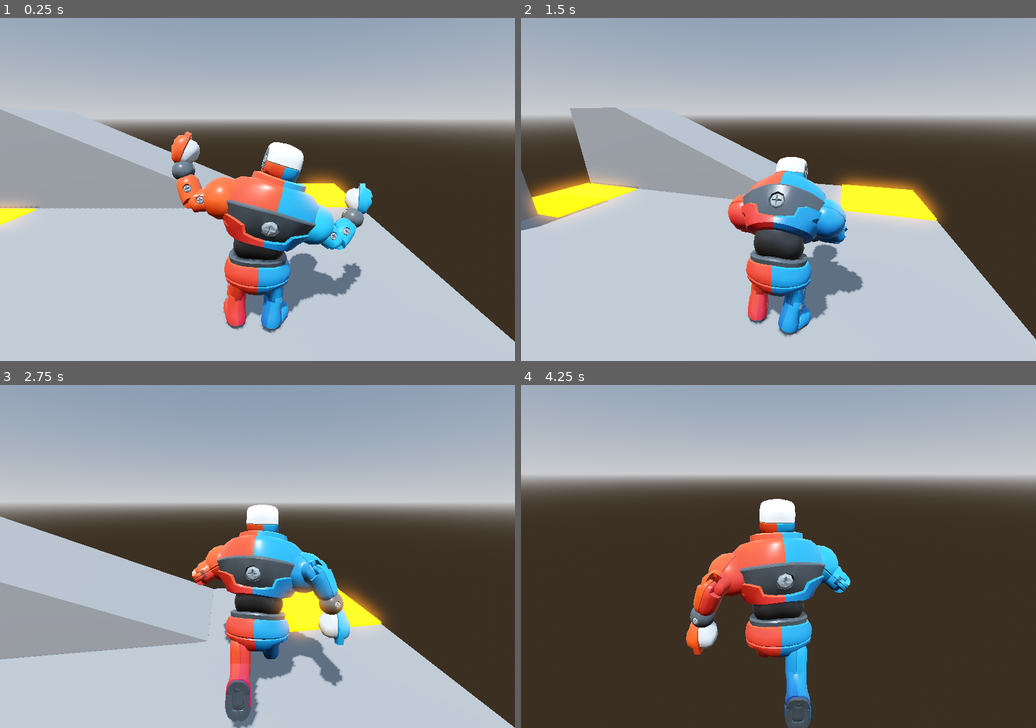
Above: before the commit, frames 1-4 (two rows, left to right).
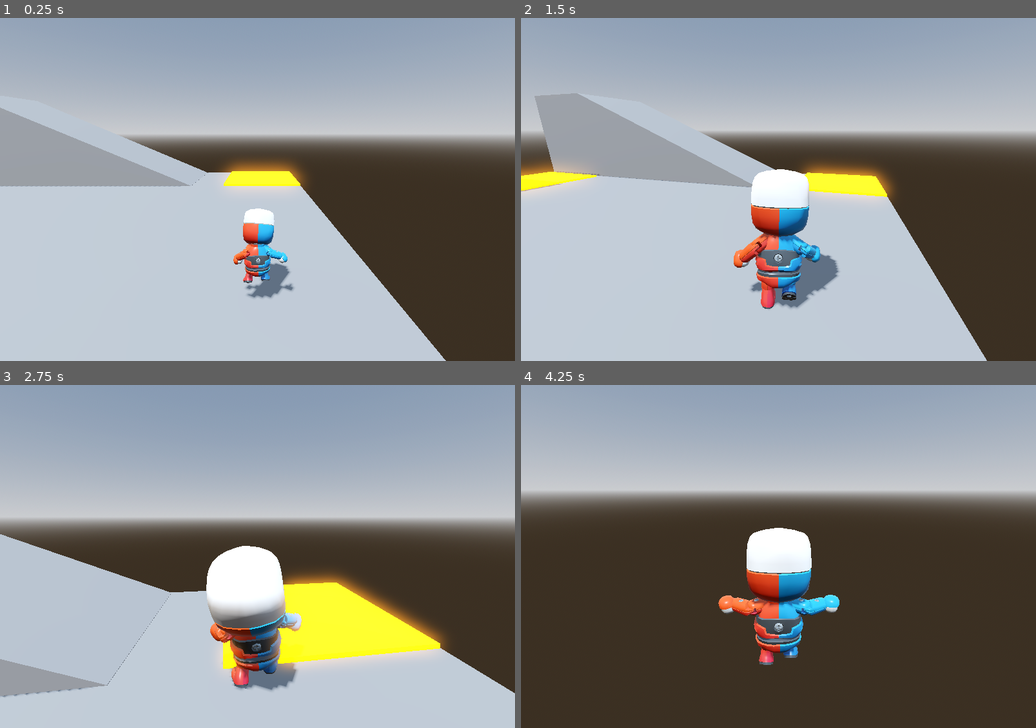
Above: after the commit, the same moments.

Repository: GNGC-IT/RPG-Character-Controller
Game: Godot game, scene res://Scenes/test_scene.tscn
The game is run twice, just before and just after one commit, with the same random seed, the same clock (stepped at 60 frames per second) and the same inputs. The project has no main scene, so this scene is started directly.
Inputs (mouse positions are in pixels of both pictures, inside the frame that each line leads up to):
- Up to frame 1 (0.25 s): no input
- Up to frame 2 (1.5 s): move the mouse to (804, 189) at 0.52 s; hold W (move_forward) from 0.53 s (still down); tap Space (jump) at 0.6, 0.77, 1.07 s; move the mouse to (752, 189) at 1.27 s; tap E (Interact) at 1.35 s
- Up to frame 3 (2.75 s): keep holding W (move_forward); tap Space (jump) at 1.52, 1.55, 1.82, 2.1 s; move the mouse to (267, 549) at 2.02 s
- Up to frame 4 (4.25 s): keep holding W (move_forward); move the mouse to (773, 563) at 2.77 s; tap E (Interact) at 2.85 s; tap Space (jump) at 3.02, 3.05, 3.32, 3.6, 3.77, 4.07 s; move the mouse to (814, 559) at 3.52 s

The runs differ from the first frame. In frame 1, 26% of the frame differs, in the area x 0-100%, y 26-100%; in frame 2, 26%; in frame 3, 30%, in the area x 0-100%, y 34-100%; in frame 4, 18%.

Commit message:
Upgraded to Node Based FSM

Diff:
--- a/rpg-character-controller/Scenes/Player.tscn
+++ b/rpg-character-controller/Scenes/Player.tscn
@@ -3,14 +3,19 @@
 [ext_resource type="Script" uid="uid://bdoqlmhay3wkg" path="res://Scripts/Player.gd" id="1_5o3rn"]
 [ext_resource type="AnimationLibrary" uid="uid://bhy1voj5mwd8b" path="res://Animations/med_anims.res" id="2_gntrk"]
 [ext_resource type="PackedScene" uid="uid://ckvmfdj74mded" path="res://Character_Models/Medium_Adventurers/Characters/Mannequin_Medium.glb" id="3_dewec"]
+[ext_resource type="Script" uid="uid://l57qq7q22jep" path="res://Scripts/PlayerStates/med_player_movement.gd" id="4_52ee3"]
+[ext_resource type="Script" uid="uid://bwwukd55ytry7" path="res://Scripts/PlayerStates/player_damaged.gd" id="5_bhhdu"]
+[ext_resource type="Script" uid="uid://utj2a3y8321e" path="res://Scripts/PlayerStates/player_dead.gd" id="6_megsn"]
+[ext_resource type="Script" uid="uid://cygf0wnwthnaj" path="res://Scripts/PlayerStates/player_spawn.gd" id="7_yoq75"]
 
 [sub_resource type="CapsuleShape3D" id="CapsuleShape3D_hrlh7"]
 radius = 0.59765625
 height = 2.5478516
 
-[node name="Player" type="CharacterBody3D" unique_id=27742316 node_paths=PackedStringArray("model")]
+[node name="Player" type="CharacterBody3D" unique_id=27742316 node_paths=PackedStringArray("model", "initial_state")]
 script = ExtResource("1_5o3rn")
 model = NodePath("Mannequin_Medium")
+initial_state = NodePath("States/Spawn")
 
 [node name="AnimationPlayer" type="AnimationPlayer" parent="." unique_id=1122788035]
 root_node = NodePath("../Mannequin_Medium")
@@ -29,4 +34,18 @@
 
 [node name="Mannequin_Medium" parent="." unique_id=114144581 instance=ExtResource("3_dewec")]
 
+[node name="States" type="Node" parent="." unique_id=1963815334]
+
+[node name="Movement" type="Node" parent="States" unique_id=1367684426]
+script = ExtResource("4_52ee3")
+
+[node name="Damaged" type="Node" parent="States" unique_id=1583283538]
+script = ExtResource("5_bhhdu")
+
+[node name="Dead" type="Node" parent="States" unique_id=170979385]
+script = ExtResource("6_megsn")
+
+[node name="Spawn" type="Node" parent="States" unique_id=1533375538]
+script = ExtResource("7_yoq75")
+
 [connection signal="animation_finished" from="AnimationPlayer" to="." method="_animation_finished"]
--- a/rpg-character-controller/Scenes/Player_big.tscn
+++ b/rpg-character-controller/Scenes/Player_big.tscn
@@ -3,15 +3,20 @@
 [ext_resource type="Script" uid="uid://bdoqlmhay3wkg" path="res://Scripts/Player.gd" id="1_p661d"]
 [ext_resource type="PackedScene" uid="uid://0yg6saxwkift" path="res://Character_Models/Large_Mannequin/Mannequin_Large.glb" id="1_wq5hc"]
 [ext_resource type="AnimationLibrary" uid="uid://rasi173h4vsk" path="res://Animations/large_anims.res" id="3_30hi7"]
+[ext_resource type="Script" uid="uid://bopaopq6yk0qk" path="res://Scripts/PlayerStates/big_player_movement.gd" id="4_0am6j"]
+[ext_resource type="Script" uid="uid://bwwukd55ytry7" path="res://Scripts/PlayerStates/player_damaged.gd" id="5_jp26m"]
+[ext_resource type="Script" uid="uid://utj2a3y8321e" path="res://Scripts/PlayerStates/player_dead.gd" id="6_fmgyg"]
+[ext_resource type="Script" uid="uid://cygf0wnwthnaj" path="res://Scripts/PlayerStates/player_spawn.gd" id="7_m1lsc"]
 
 [sub_resource type="CapsuleShape3D" id="CapsuleShape3D_p661d"]
 radius = 0.7
 height = 4.0
 
-[node name="Player" type="CharacterBody3D" unique_id=241903923 node_paths=PackedStringArray("model")]
+[node name="Player" type="CharacterBody3D" unique_id=241903923 node_paths=PackedStringArray("model", "initial_state")]
 script = ExtResource("1_p661d")
 character_profile = "big_guy"
 model = NodePath("Mannequin_Large")
+initial_state = NodePath("States/Spawn")
 
 [node name="Mannequin_Large" parent="." unique_id=1575422048 instance=ExtResource("1_wq5hc")]
 
@@ -30,4 +35,18 @@
 transform = Transform3D(1, 0, 0, 0, 1, 0, 0, 0, 1, 0, 2, 0)
 shape = SubResource("CapsuleShape3D_p661d")
 
+[node name="States" type="Node" parent="." unique_id=561411753]
+
+[node name="Movement" type="Node" parent="States" unique_id=391620538]
+script = ExtResource("4_0am6j")
+
+[node name="Damaged" type="Node" parent="States" unique_id=1516005282]
+script = ExtResource("5_jp26m")
+
+[node name="Dead" type="Node" parent="States" unique_id=555175074]
+script = ExtResource("6_fmgyg")
+
+[node name="Spawn" type="Node" parent="States" unique_id=524415168]
+script = ExtResource("7_m1lsc")
+
 [connection signal="animation_finished" from="AnimationPlayer" to="." method="_animation_finished"]
--- a/rpg-character-controller/Scenes/test_scene.tscn
+++ b/rpg-character-controller/Scenes/test_scene.tscn
@@ -1,7 +1,7 @@
 [gd_scene format=3 uid="uid://3l4l7ag2xngv"]
 
 [ext_resource type="PackedScene" uid="uid://hw24tcdso3yx" path="res://Scenes/dmgbox.tscn" id="1_r5l72"]
-[ext_resource type="PackedScene" uid="uid://bk3bkpb0qpgf4" path="res://Scenes/Player_big.tscn" id="2_r5l72"]
+[ext_resource type="PackedScene" uid="uid://c45uewj4wn7aa" path="res://Scenes/Player.tscn" id="2_r5l72"]
 
 [sub_resource type="ProceduralSkyMaterial" id="ProceduralSkyMaterial_ia1lp"]
 sky_horizon_color = Color(0.66224277, 0.6717428, 0.6867428, 1)
@@ -67,5 +67,5 @@
 [node name="Lava3" parent="Lava" unique_id=482154798 instance=ExtResource("1_r5l72")]
 transform = Transform3D(1, 0, 0, 0, 1, 0, 0, 0, 1, -7.973709, 0, 7.991509)
 
-[node name="Player" parent="." unique_id=241903923 instance=ExtResource("2_r5l72")]
-transform = Transform3D(1, 0, 0, 0, 1, 0, 0, 0, 1, -4.854249, 5.3245738e-05, -0.5305581)
+[node name="Player" parent="." unique_id=27742316 instance=ExtResource("2_r5l72")]
+transform = Transform3D(1, 0, 0, 0, 1, 0, 0, 0, 1, -7.7459354, 2.6717864e-05, -2.3761134)
--- a/rpg-character-controller/Scripts/Player.gd
+++ b/rpg-character-controller/Scripts/Player.gd
@@ -40,29 +40,42 @@
 @export var hp = 3
 
 #State Management Variables
-var states = {}
-enum StateName {SPAWN, MOVEMENT, DEAD, DAMAGED}
-var currentState : PlayerState = null
+#var states = {}
+#enum StateName {SPAWN, MOVEMENT, DEAD, DAMAGED}
+#var currentState : PlayerState = null
+
+@export var initial_state: PlayerState
+var current_state: PlayerState
+var states: Dictionary = {}
 
 func _ready():
 	Input.set_mouse_mode(Input.MOUSE_MODE_CAPTURED)
 	anim.root_node = model.get_path()
-	states = {
-		StateName.SPAWN : preload("res://Scripts/PlayerStates/player_spawn.gd").new(),
-		#StateName.MOVEMENT : preload("res://Scripts/PlayerStates/new_player_movement.gd").new(),
-		StateName.DEAD : preload("res://Scripts/PlayerStates/player_dead.gd").new(),
-		StateName.DAMAGED: preload("res://Scripts/PlayerStates/player_damaged.gd").new(),
-	}
+	#states = {
+		#StateName.SPAWN : preload("res://Scripts/PlayerStates/player_spawn.gd").new(),
+		##StateName.MOVEMENT : preload("res://Scripts/PlayerStates/new_player_movement.gd").new(),
+		#StateName.DEAD : preload("res://Scripts/PlayerStates/player_dead.gd").new(),
+		#StateName.DAMAGED: preload("res://Scripts/PlayerStates/player_damaged.gd").new(),
+	#}
+	#
+	#if character_profile == "default":
+		#states[StateName.MOVEMENT] = preload("res://Scripts/PlayerStates/med_player_movement.gd").new()
+	#elif character_profile == "big_guy":
+		#states[StateName.MOVEMENT] = preload("res://Scripts/PlayerStates/big_player_movement.gd").new()
+		#
+	#changeState(StateName.SPAWN)
 
-	if character_profile == "default":
-		states[StateName.MOVEMENT] = preload("res://Scripts/PlayerStates/med_player_movement.gd").new()
-	elif character_profile == "big_guy":
-		states[StateName.MOVEMENT] = preload("res://Scripts/PlayerStates/big_player_movement.gd").new()
+	for child in $States.get_children():
+		if child is PlayerState:
+			states[child.name.to_lower()] = child
+			child.player = self
 
-	changeState(StateName.SPAWN)
+
+	if initial_state:
+		change_state(initial_state.name.to_lower())
 
 func _physics_process(delta):
-	currentState.physics_process(self, delta)
+	current_state.physics_process(delta)
 	move_and_slide()
 
 func _process(delta):
@@ -86,16 +99,19 @@
 		deg_to_rad(40)
 	)
 
-func changeState(newState):
-	print("moving to " + StateName.keys()[newState])
-	if currentState:
-		currentState.exit(self)
-	currentState = states[newState]
-	currentState.enter(self)
+func change_state(new_state_name : String):
+	print("moving to " + new_state_name)
+	if current_state:
+		current_state.exit()
+
+	current_state = states.get(new_state_name.to_lower())
+
+	if current_state:
+		current_state.enter()
 
 func _animation_finished(anim_name):
 	print(anim_name)
-	currentState.animation_finished(self, anim_name)
+	current_state.animation_finished( anim_name)
 
 func _set_anim(anim_name):
 	anim.play(ANIM_PROFILES[character_profile][anim_name])
@@ -103,9 +119,9 @@
 func _take_damage(dmg:int):
 	hp -= dmg
 	if hp <= 0:
-		changeState(StateName.DEAD)
+		change_state("Dead")
 	else:
-		changeState(StateName.DAMAGED)
+		change_state("Damaged")
 
 func _unhandled_input(event):
 	if event.is_action_pressed("Interact") and interact_target != null:
--- a/rpg-character-controller/Scripts/PlayerStates/big_player_movement.gd
+++ b/rpg-character-controller/Scripts/PlayerStates/big_player_movement.gd
@@ -19,13 +19,13 @@
 	state_just_entered = true
 
 
-func enter(player: Player):
+func enter():
 	move_state = MoveState.IDLE
 	last_state = null
 	state_just_entered = true
 
 
-func physics_process(player: Player, delta):
+func physics_process(delta):
 
 	var was_just_entered = state_just_entered
 	state_just_entered = false
--- a/rpg-character-controller/Scripts/PlayerStates/med_player_movement.gd
+++ b/rpg-character-controller/Scripts/PlayerStates/med_player_movement.gd
@@ -19,13 +19,13 @@
 	state_just_entered = true
 
 
-func enter(player: Player):
+func enter():
 	move_state = MoveState.IDLE
 	last_state = null
 	state_just_entered = true
 
 
-func physics_process(player: Player, delta):
+func physics_process(delta):
 
 	var was_just_entered = state_just_entered
 	state_just_entered = false
@@ -117,7 +117,7 @@
 		change_state(MoveState.RUN)
 
 
-func animation_finished(player: Player, anim_name):
+func animation_finished(anim_name):
 	match move_state:
 		MoveState.JUMP_START:
 			change_state(MoveState.JUMP_AIR)
--- a/rpg-character-controller/Scripts/PlayerStates/player_damaged.gd
+++ b/rpg-character-controller/Scripts/PlayerStates/player_damaged.gd
@@ -1,10 +1,10 @@
 extends PlayerState
 
-func enter(player: Player):
+func enter():
 	player._set_anim("hit")
 	player.velocity = Vector3.ZERO
 	pass
 
 
-func animation_finished(player:Player, anim_name):
-	player.changeState(player.StateName.MOVEMENT)
+func animation_finished(anim_name):
+	player.change_state("movement")
--- a/rpg-character-controller/Scripts/PlayerStates/player_dead.gd
+++ b/rpg-character-controller/Scripts/PlayerStates/player_dead.gd
@@ -1,12 +1,12 @@
 extends PlayerState
 
-func enter(player):
+func enter():
 	player._set_anim("death")
 	player.velocity = Vector3.ZERO
 	pass
 
-func exit(player: Player):
+func exit():
 	pass
 
-func physics_process(player: Player, delta):
+func physics_process(delta):
 	pass
--- a/rpg-character-controller/Scripts/PlayerStates/player_spawn.gd
+++ b/rpg-character-controller/Scripts/PlayerStates/player_spawn.gd
@@ -1,16 +1,16 @@
 extends PlayerState
 
-func enter(player: Player):
+func enter():
 	if player.character_profile == "big_guy":
 		player.anim.speed_scale = 2
 	player._set_anim("spawn")
 	pass
 
-func exit(player: Player):
+func exit():
 	pass
 
 
-func animation_finished(player:Player, anim_name):
+func animation_finished(anim_name):
 	if player.character_profile == "big_guy":
 		player.anim.speed_scale = 1
-	player.changeState(player.StateName.MOVEMENT)
+	player.change_state("movement")
--- a/rpg-character-controller/Scripts/PlayerStates/player_state.gd
+++ b/rpg-character-controller/Scripts/PlayerStates/player_state.gd
@@ -1,6 +1,9 @@
+extends Node
 class_name PlayerState
 
-func enter(player : Player): pass
-func exit(player: Player): pass
-func physics_process(player:Player, delta): pass
-func animation_finished(player:Player, anim_name) : pass
+var player : Player
+
+func enter(): pass
+func exit(): pass
+func physics_process(delta): pass
+func animation_finished(anim_name) : pass
